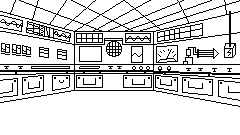
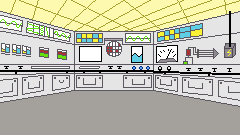
Comparing the layer stacks of the two w=240, h=135 images. Changes:
added layer "janitor c" above "janitor o" over [192, 0, 240, 64]
painted on "janitor o" over [0, 0, 240, 64]
added layer "fuel c" above "fuel o" over [128, 0, 192, 64]
added layer "panel right c" above "panel right o" over [0, 0, 240, 128]
painted on "panel right o" over [64, 0, 240, 128]
added layer "cooling fluid c" above "cooling fluid o" over [128, 0, 192, 64]
added layer "temp c" above "temperature o" over [64, 0, 128, 128]
added layer "panel mid c" above "panel middle o" over [64, 0, 192, 128]
added layer "panel left c" above "panel left o" over [0, 0, 128, 128]
added layer "terminal c" above "terminal o" over [0, 0, 240, 128]
painted on "terminal o" over [0, 0, 240, 128]
added layer "ceiling c" above "ceiling o" over [0, 0, 240, 135]
hid "ceiling o", painted on it over [0, 0, 240, 64]
added layer "wall c" above "wall o" over [0, 64, 240, 135]
painted on "wall o" over [0, 0, 240, 135]
